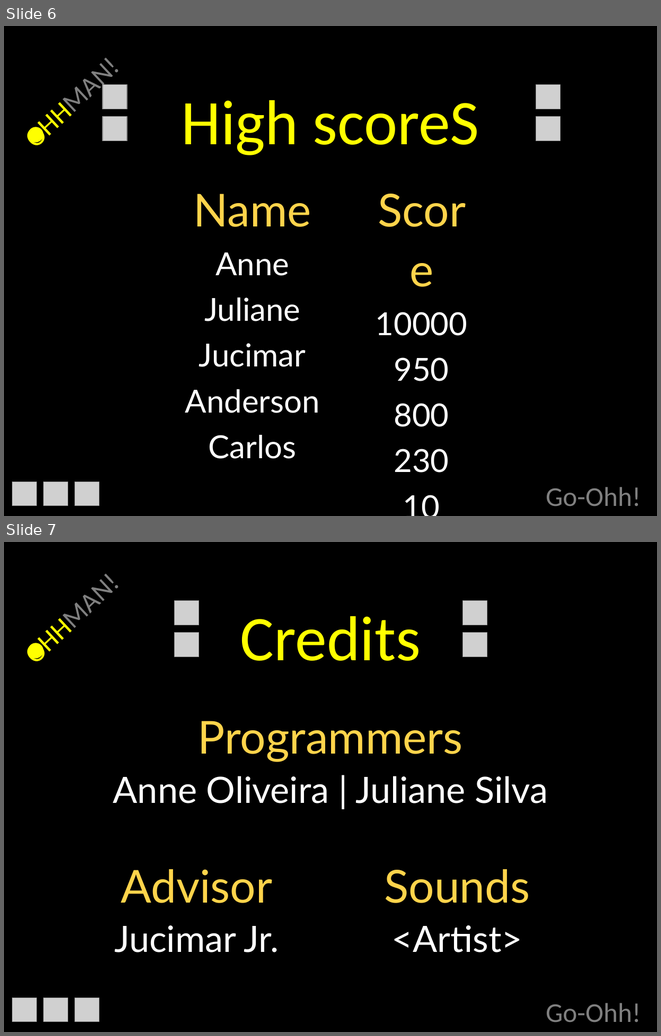
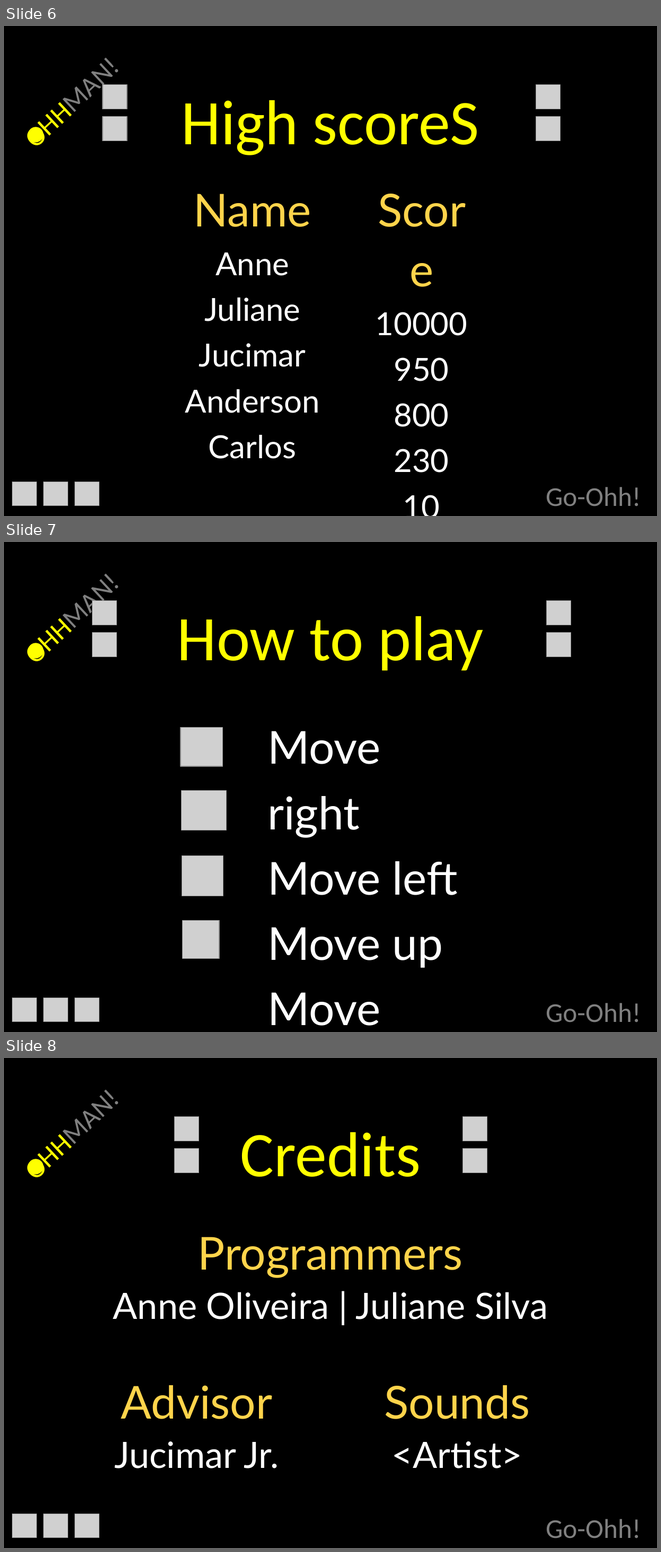
Before and after one commit to jucimarjr/html5games, a slide deck: phaser/ohhman/assets/screenshots/screenshots.pptx. Shown one above the other, each under a label of ours: slides 6 and 7 before the commit, slides 6, 7 and 8 after it. The pictures are 661x1036 and 661x1552 pixels, drawn with LibreOffice and Linux fonts; fonts in the diff are those of the drawing; grey boxes stand for pictures; background and template pictures are left out. Boxes give left, top, right and bottom in pixels: in the first picture for what was removed or moved away, otherwise in the second. Text is boxed around its words. In the diff, an @@ line names an element or a change of style, - is before the commit and + after.

Commit message:
[ohhman][phaser] Tela How to Play padronizada

```diff
--- a/phaser/ohhman/assets/screenshots/screenshots.pptx
+++ b/phaser/ohhman/assets/screenshots/screenshots.pptx
@@ slide 7 added at bbox=[4, 542, 657, 1032], background picture (left out) @@
@@ text added at bbox=[10, 550, 140, 677], 30 pt, text #808080 @@
+OHHMAN!
@@ picture added at bbox=[92, 601, 116, 625] @@
@@ picture added at bbox=[547, 601, 571, 625] @@
@@ text added at bbox=[177, 616, 484, 671], 70 pt, text #FFFF00 @@
+How to play
@@ picture added at bbox=[92, 633, 116, 657] @@
@@ picture added at bbox=[547, 633, 571, 657] @@
@@ ellipse added at bbox=[28, 643, 44, 659], fill #FFFF00 @@
@@ group added at bbox=[180, 727, 458, 1025]: 4 pictures, 1 text @@
+Move right
+Move left
+Move up
+Move down
@@ picture added at bbox=[12, 998, 37, 1021] @@
@@ picture added at bbox=[43, 998, 68, 1021] @@
@@ picture added at bbox=[74, 998, 99, 1021] @@
@@ text added at bbox=[546, 1003, 641, 1022], 30 pt, text #808080 @@
+Go-Ohh!
@@ what was slide 7 is now slide 8 @@
```
Also in this commit, not shown: 1 other slide added, 2 other files.
